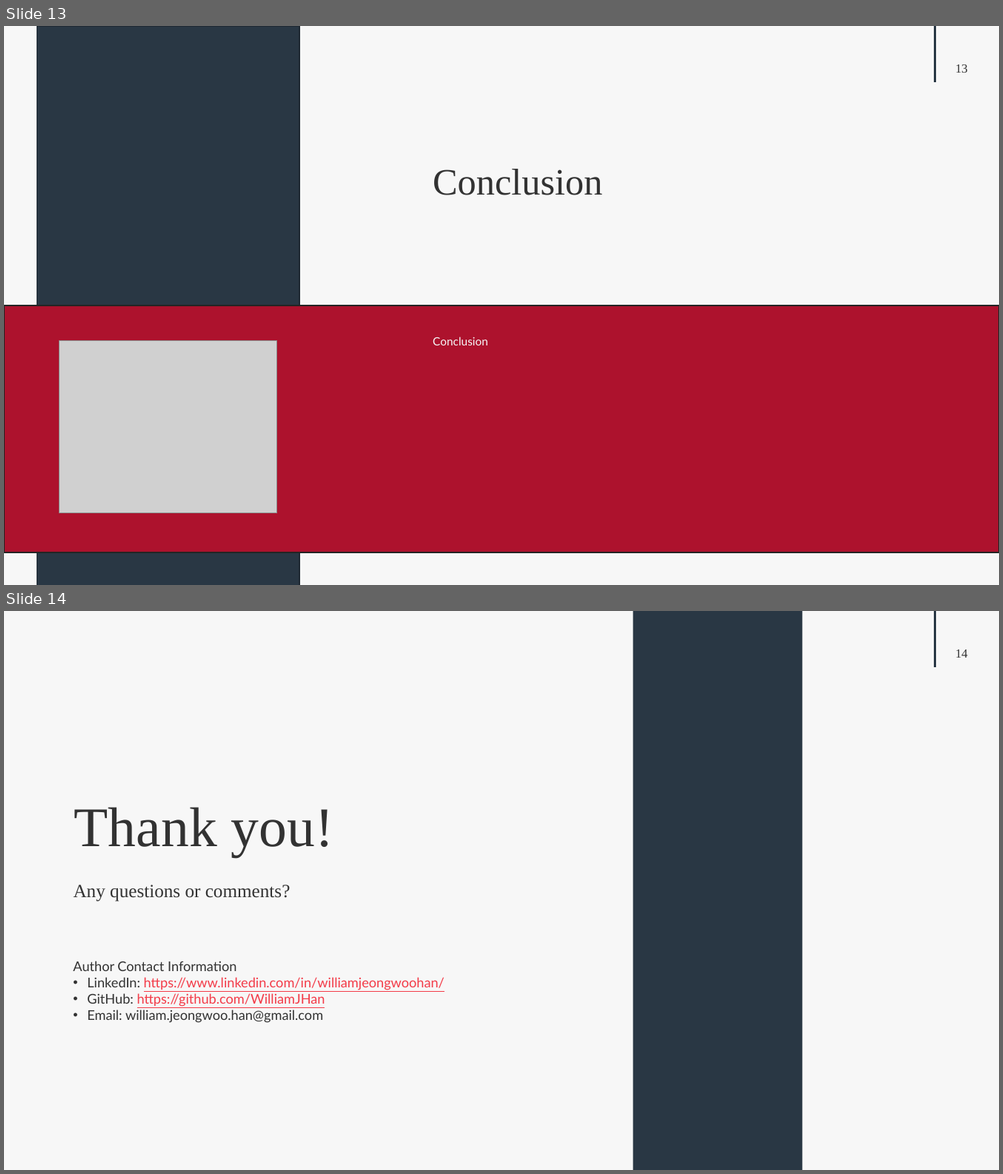
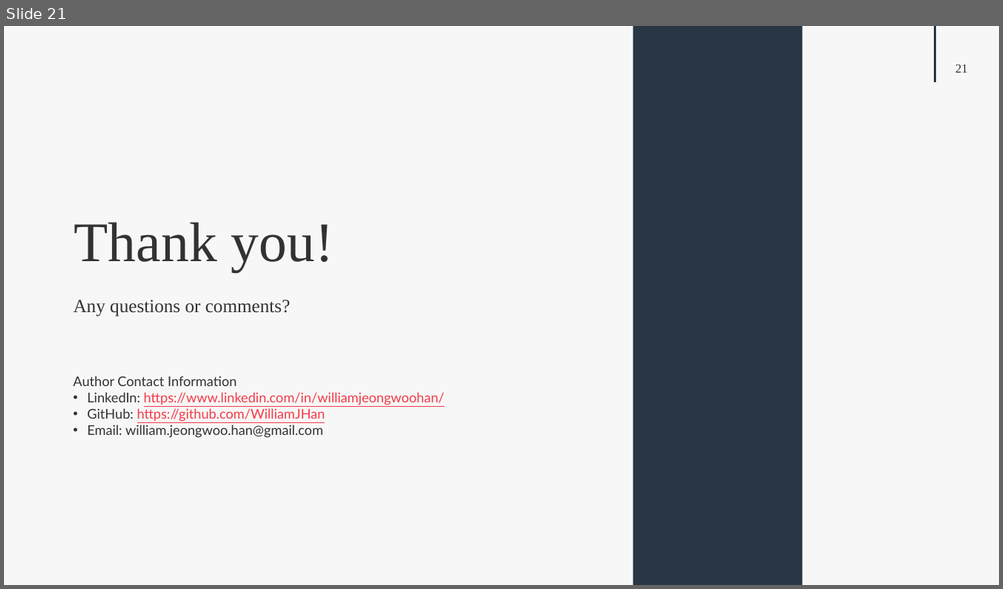
Before and after one commit to WilliamJHan/Selenium_Vivino, a slide deck: Vivino_Presentation.pptx. Shown one above the other, each under a label of ours: slides 13 and 14 before the commit, slide 21 after it. The pictures are 1003x1174 and 1003x589 pixels, drawn with LibreOffice and Linux fonts; fonts in the diff are those of the drawing; grey boxes stand for pictures. Boxes give left, top, right and bottom in pixels: in the first picture for what was removed or moved away, otherwise in the second. Text is boxed around its words. In the diff, an @@ line names an element or a change of style, - is before the commit and + after.

```diff
--- a/Vivino_Presentation.pptx
+++ b/Vivino_Presentation.pptx
@@ slide 13 removed at box(4, 26, 999, 585), background #F7F7F7; not listed: 2 template elements that a slide beside it also shows @@
@@ rectangle removed at box(37, 26, 299, 585) @@
@@ text removed at box(432, 169, 602, 195) @@
-Conclusion
@@ rectangle removed at box(4, 306, 999, 553) @@
@@ picture removed at box(60, 340, 277, 513) @@
@@ text removed at box(432, 337, 488, 346) @@
-Conclusion
@@ what was slide 14 is now slide 21 @@
@@ page number at box(955, 64, 967, 73): text changed @@
-14
+21
```
Also in this commit, not shown: 6 slides changed, 8 slides added, 16 other files.
